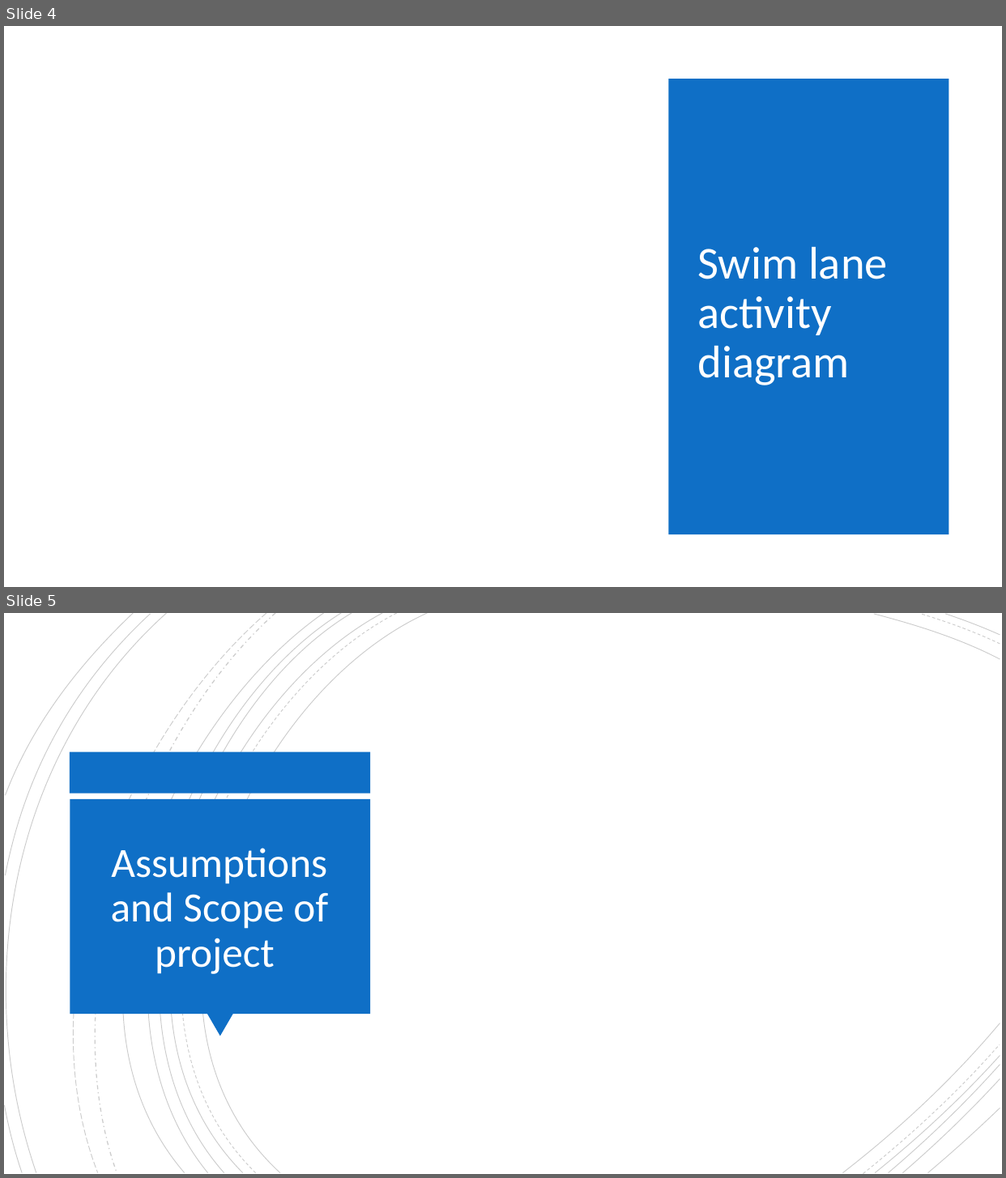
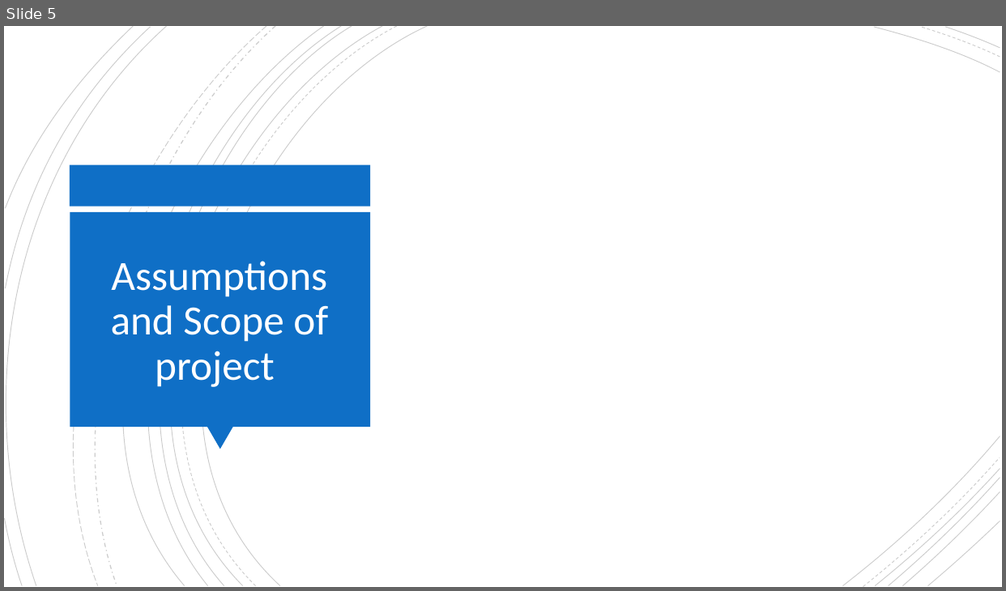
Before and after one commit to shahriteshj/InsurancePortal, a slide deck: Material/JP-Project-Presentation-Template.pptx. Shown one above the other, each under a label of ours: slides 4 and 5 before the commit, slide 5 after it. The pictures are 1006x1178 and 1006x591 pixels, drawn with LibreOffice and Linux fonts; fonts in the diff are those of the drawing. Boxes give left, top, right and bottom in pixels: in the first picture for what was removed or moved away, otherwise in the second. Text is boxed around its words. In the diff, an @@ line names an element or a change of style, - is before the commit and + after.

```diff
--- a/Material/JP-Project-Presentation-Template.pptx
+++ b/Material/JP-Project-Presentation-Template.pptx
@@ slide 4 removed at bbox=[4, 26, 1002, 587], background #FFFFFF @@
@@ rectangle removed at bbox=[669, 79, 949, 535] @@
@@ title removed at bbox=[697, 246, 888, 386] @@
-Swim lane activity diagram
```
Also in this commit, not shown: 8 slides changed, 1 slide added, 8 other files.
